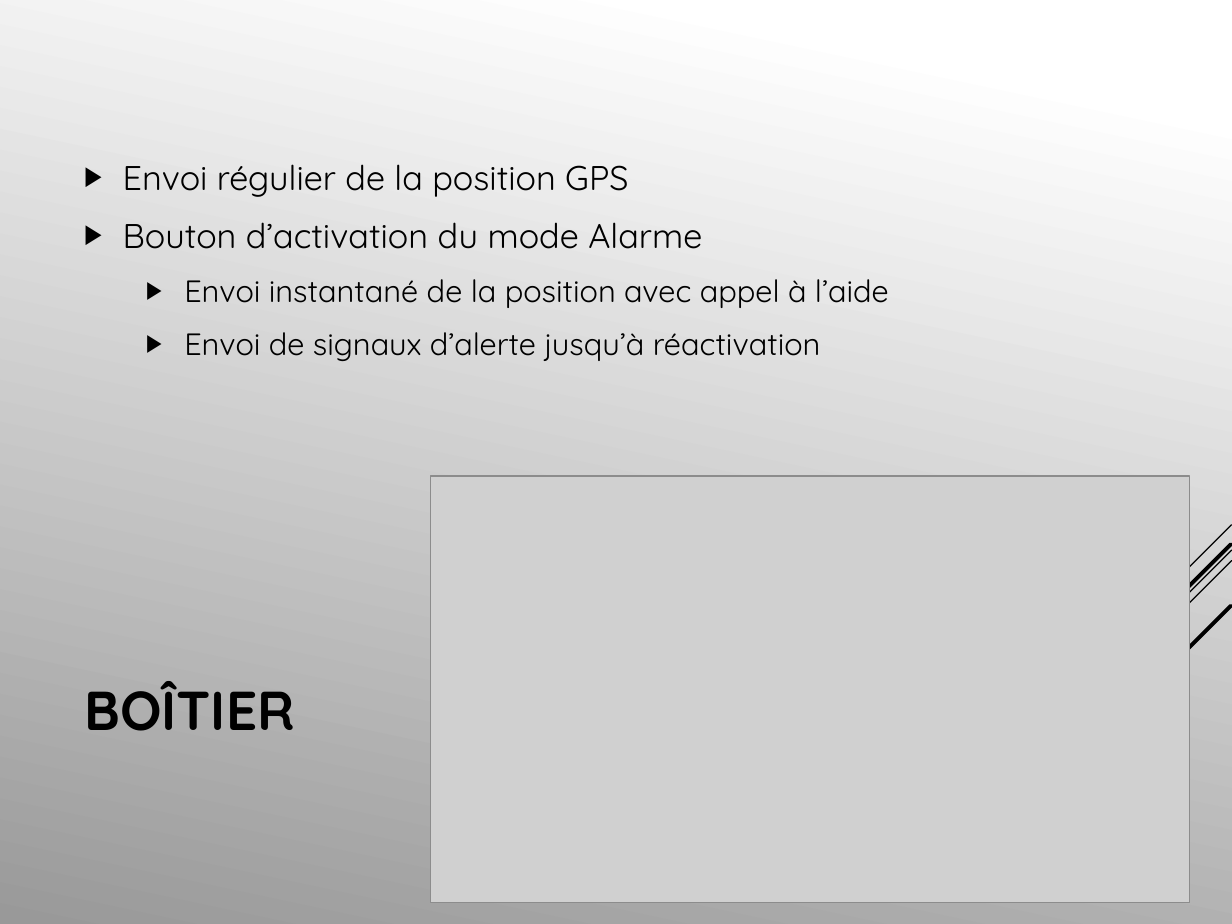
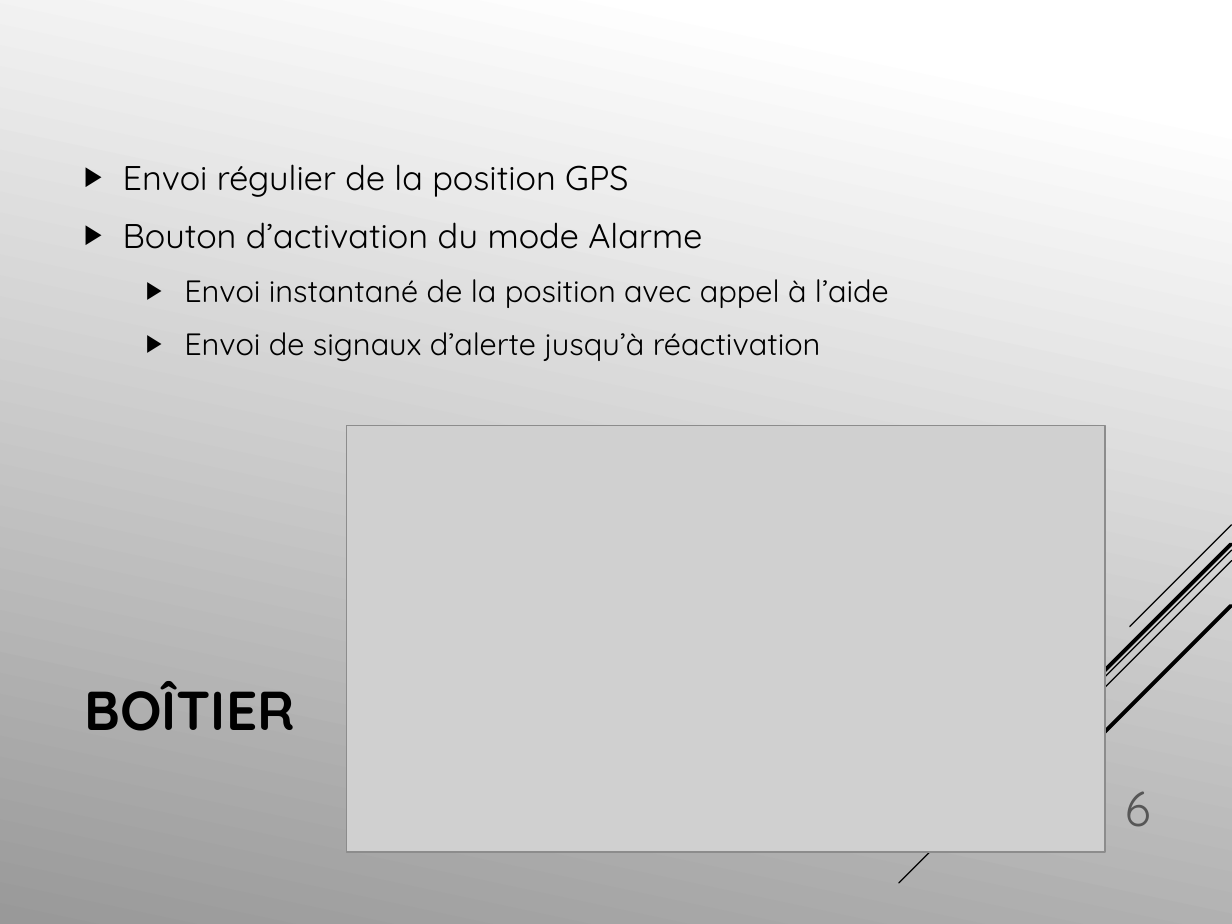
Before and after one commit to delisea/R-Montagne, a slide deck: slide 6 of R’Montagne.pptx. Drawn at 1232x924 pixels with LibreOffice and Linux fonts; fonts in the diff are those of the drawing; grey boxes stand for pictures. Boxes give left, top, right and bottom in pixels: in the first picture for what was removed or moved away, otherwise in the second. Text is boxed around its words. In the diff, an @@ line names an element or a change of style, - is before the commit and + after.

```diff
--- a/R’Montagne.pptx
+++ b/R’Montagne.pptx
@@ picture: place and size @@
-picture at <box>430,476,1189,902</box>
+picture at <box>346,425,1105,851</box>
@@ page number added at <box>1125,791,1151,827</box>, 28 pt, text #575757 @@
+6
```
Also in this commit, not shown: 15 other slides changed.
